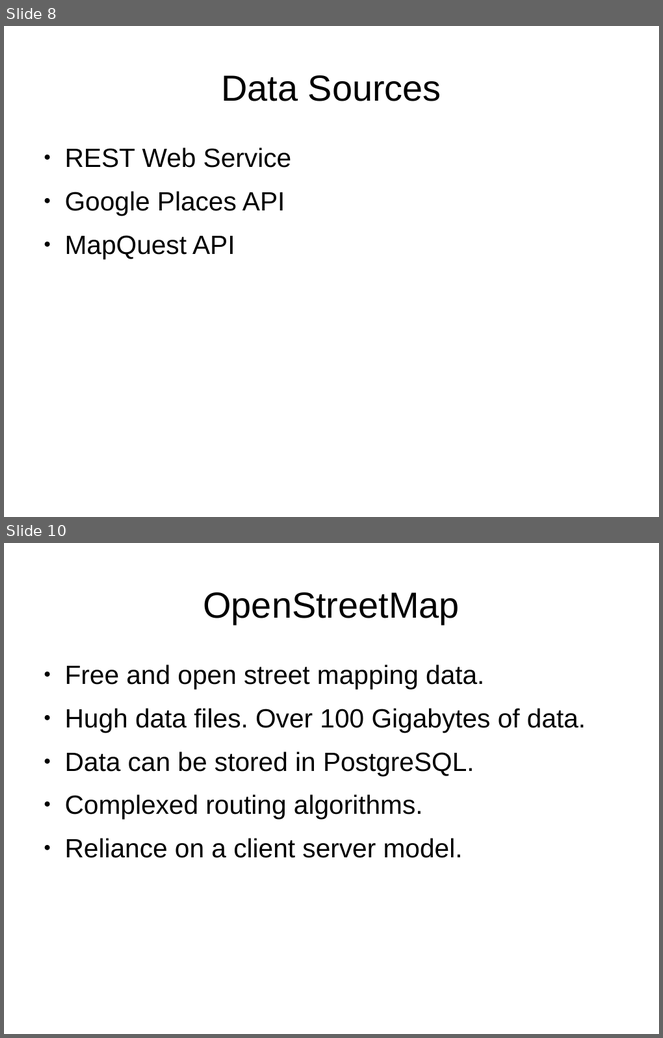
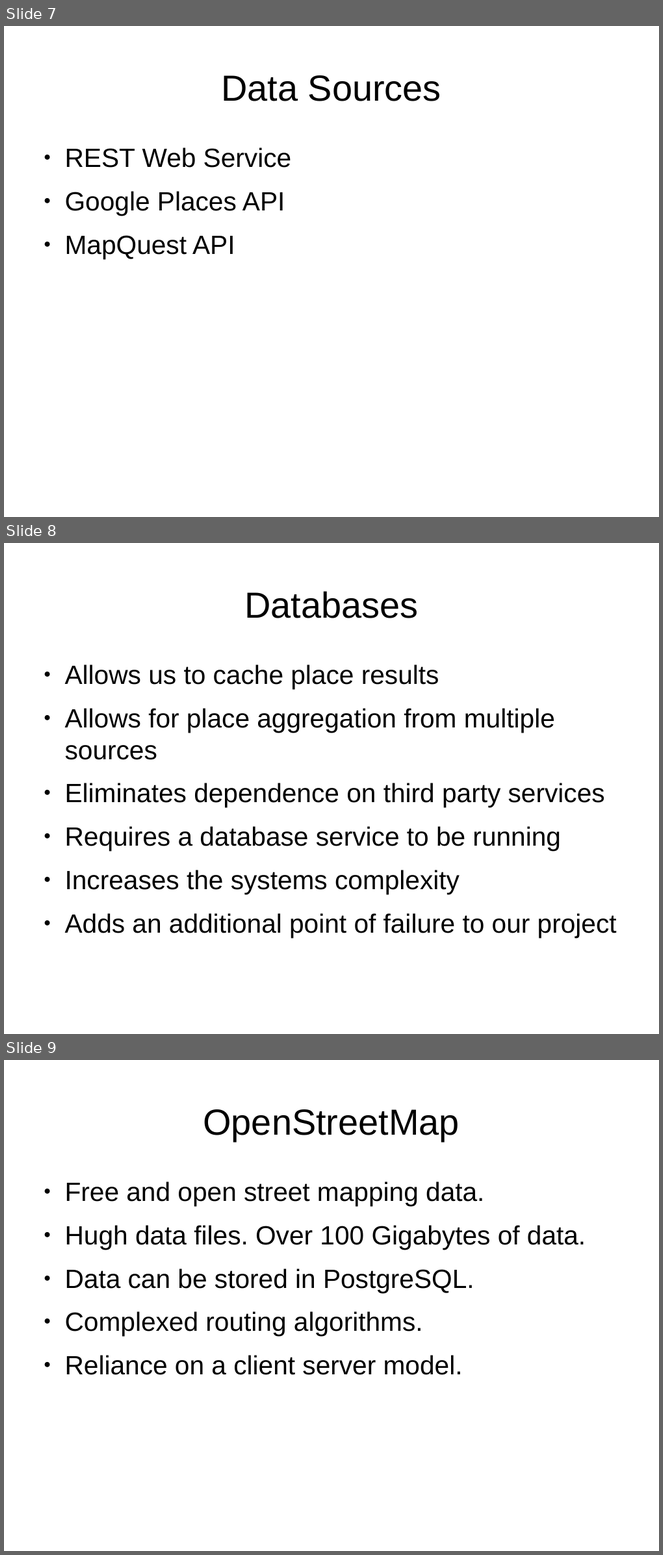
Before and after one commit to fsuarez2005/cosc481-frank-placemap, a slide deck: doc/presentation.odp. Shown one above the other, each under a label of ours: slides 8 and 10 before the commit, slides 7, 8 and 9 after it; the slides between them are not shown. The pictures are 663x1038 and 663x1555 pixels, drawn with LibreOffice and Linux fonts; fonts in the diff are those of the drawing; background and template pictures are left out. Boxes give left, top, right and bottom in pixels: in the first picture for what was removed or moved away, otherwise in the second. Text is boxed around its words. In the diff, an @@ line names an element or a change of style, - is before the commit and + after.

Commit message:
added a few slides

```diff
--- a/doc/presentation.odp
+++ b/doc/presentation.odp
@@ slide 8 added at (4, 543, 659, 1034), background picture (left out) @@
@@ title added at (244, 591, 418, 618), 44 pt, text #000000 @@
+Databases
@@ text added at (65, 665, 617, 938), 32 pt, text #000000 @@
+● Allows us to cache place results
+● Allows for place aggregation from multiple sources
+● Eliminates dependence on third party services
+● Requires a database service to be running
+● Increases the systems complexity
+● Adds an additional point of failure to our project
@@ what was slide 8 is now slide 7 @@
@@ what was slide 10 is now slide 9 @@
```
Also in this commit, not shown: 5 slides removed.
